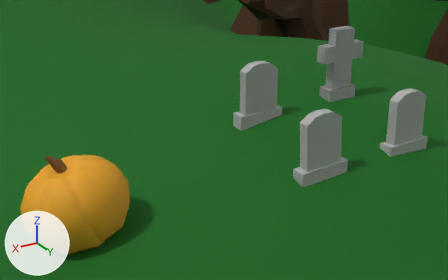
The glTF model assets/outdoor_scene.glb: old version first, new version second.
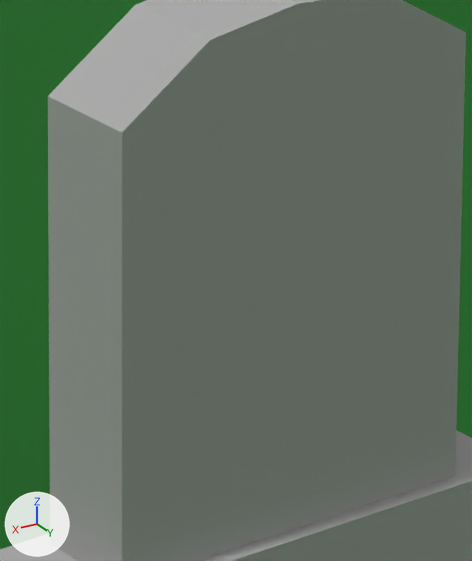
Old and new are each drawn from a 50 mm lens placed at (3.58, 18.86, 2.94), pointed at (-1.96, 9.63, -1.67) and again close up on the part from 66% to 76% of the width and 40% to 61% of the height. Arrows for +X, +Y and +Z are at lower left; the lights stay in place. Where no turn or scale is listed for an object, it has been applied to the vertices. Vertices at the same position are counted once.

In view in the first close-up: 'Hills', 'tombstone.001'.
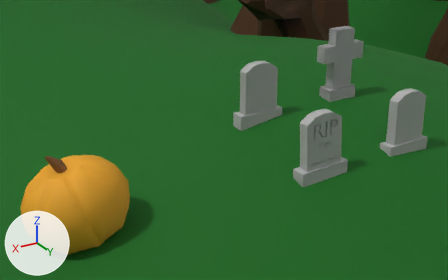
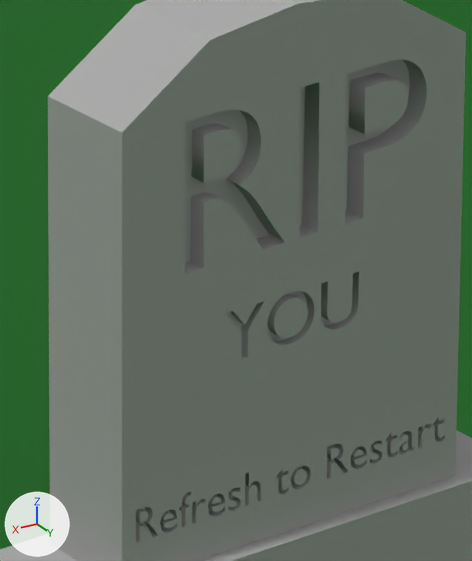
Pixel boxes (x1, y1, x2, y2) of what changed, in the close-ups (472 x 561 px):
part 1 of me_cube_003, added: after (122, 0, 466, 561)

The change, as a diff of the scene's bpy script:
```diff
--- a/assets/outdoor_scene.glb.py
+++ b/assets/outdoor_scene.glb.py
@@ me_cube_003 @@
 # used by ob_tombstone_001; location = (-3.492, 10.614, -1.753)
-me_cube_003.from_pydata(...)  # 40 vertices, 76 faces; spans x -0.572..0.518, y -0.145..0.171, z -0.747..0.675
+me_cube_003.from_pydata(...)  # 3606 vertices, 7208 faces; spans x -0.572..0.518, y -0.145..0.171, z -0.747..0.675
+# me_cube_003 part 1: 3566 vertices added at x -0.387..0.359, y 0.057..0.123, z -0.336..0.518
 me_cube_003.materials.append(mat_tombstone)
```
